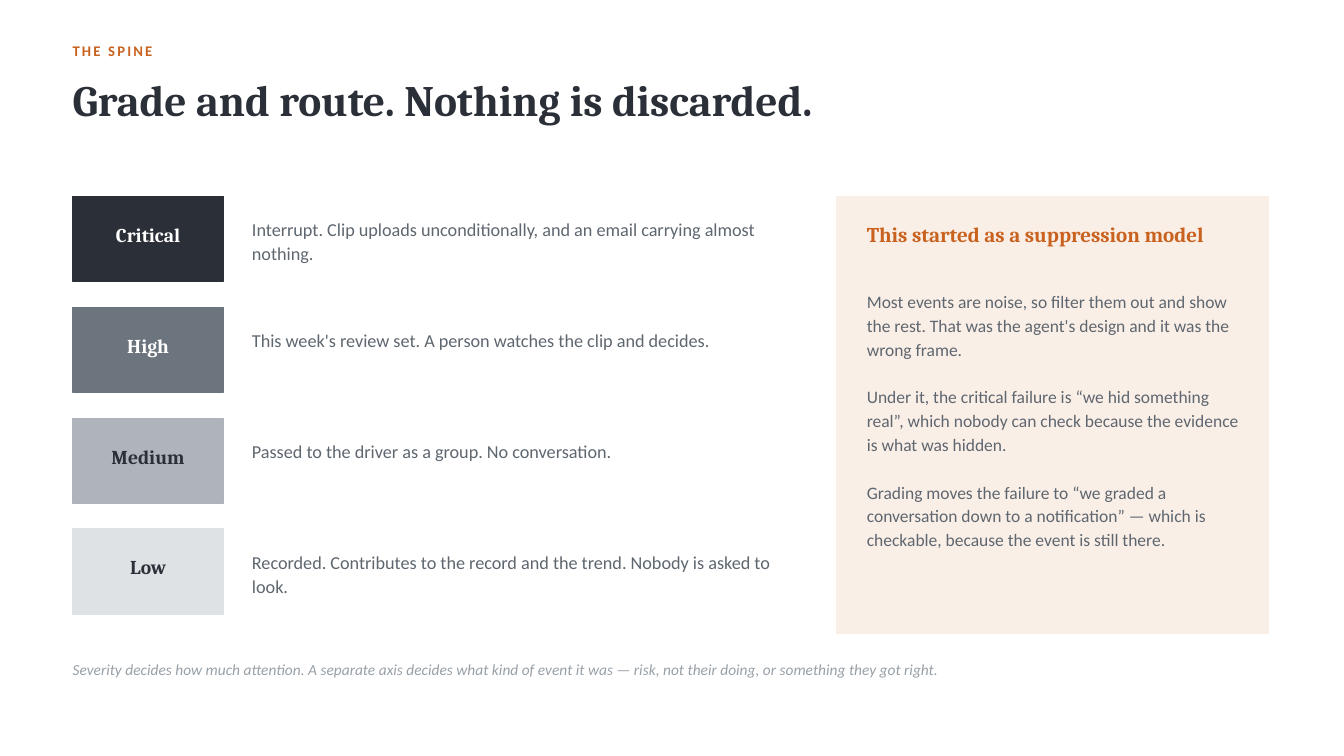
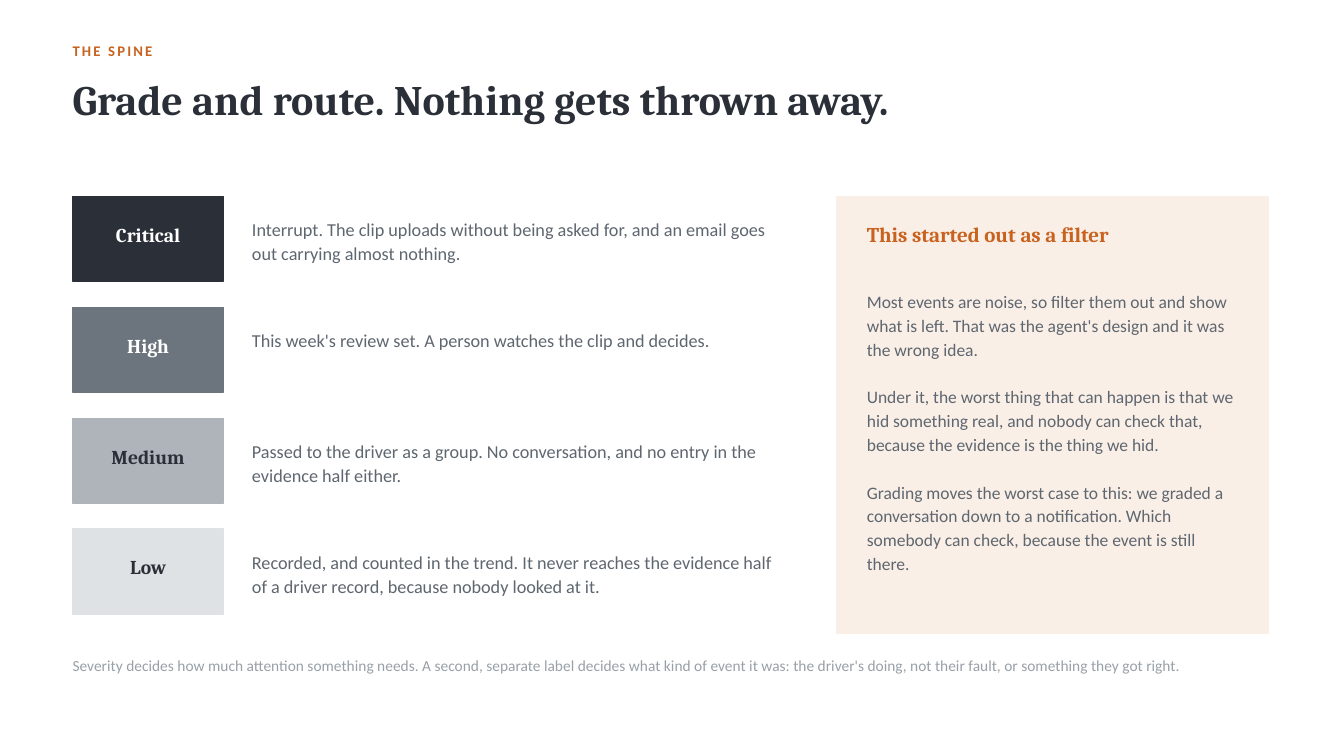
Before and after one commit to dannydaley76/cameramatics-product-brain, a slide deck: slide 5 of Claude outputs/cameramatics-danny-daley.pptx (slide 9 before the commit). Drawn at 1344x756 pixels with LibreOffice and Linux fonts; fonts in the diff are those of the drawing. Boxes give left, top, right and bottom in pixels: in the first picture for what was removed or moved away, otherwise in the second. Text is boxed around its words. In the diff, an @@ line names an element or a change of style, - is before the commit and + after.

```diff
--- a/Claude outputs/cameramatics-danny-daley.pptx
+++ b/Claude outputs/cameramatics-danny-daley.pptx
@@ text at box(73, 85, 888, 125): text changed; size 31 to 30 pt @@
-Grade and route. Nothing is discarded.
+Grade and route. Nothing gets thrown away.
@@ text at box(252, 223, 765, 263): text changed @@
-Interrupt. Clip uploads unconditionally, and an email carrying almost nothing.
+Interrupt. The clip uploads without being asked for, and an email goes out carrying almost nothing.
@@ text at box(867, 227, 1109, 242): text changed @@
-This started as a suppression model
+This started out as a filter
@@ text at box(867, 296, 1233, 570): text changed @@
-Most events are noise, so filter them out and show the rest. That was the agent's design and it was the wrong frame.
-Under it, the critical failure is “we hid something real”, which nobody can check because the evidence is what was hidden.
-Grading moves the failure to “we graded a conversation down to a notification” — which is checkable, because the event is still there.
+Most events are noise, so filter them out and show what is left. That was the agent's design and it was the wrong idea.
+Under it, the worst thing that can happen is that we hid something real, and nobody can check that, because the evidence is the thing we hid.
+Grading moves the worst case to this: we graded a conversation down to a notification. Which somebody can check, because the event is still there.
@@ text at box(252, 445, 756, 482): text changed @@
-Passed to the driver as a group. No conversation.
+Passed to the driver as a group. No conversation, and no entry in the evidence half either.
@@ text at box(252, 556, 771, 596): text changed @@
-Recorded. Contributes to the record and the trend. Nobody is asked to look.
+Recorded, and counted in the trend. It never reaches the evidence half of a driver record, because nobody looked at it.
@@ text at box(73, 660, 1179, 674): text changed; italic off @@
-Severity decides how much attention. A separate axis decides what kind of event it was — risk, not their doing, or something they got right.
+Severity decides how much attention something needs. A second, separate label decides what kind of event it was: the driver's doing, not their fault, or something they got right.
```
Also in this commit, not shown: 14 other slides changed, 5 slides added, 6 slides removed, 1 other file.
